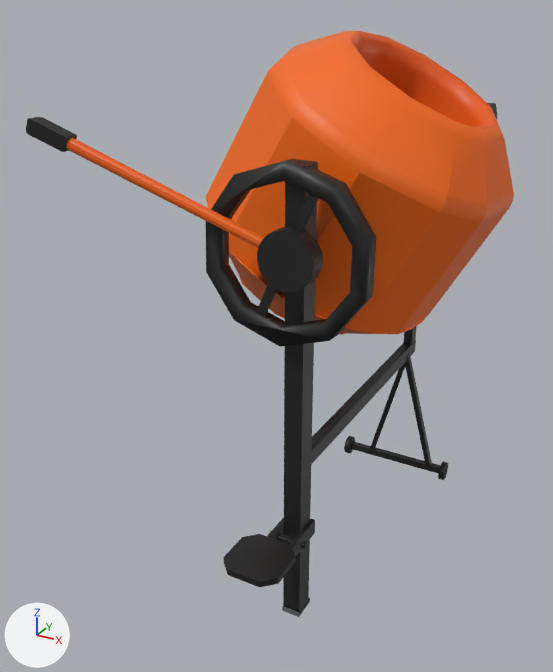
The FBX model Assets/Art/PANDANIN/inşaat malzemeleri/karıştırıcı.fbx as it was, and as the next commit left it.
The view is the same before and after, from a 50 mm lens placed at (11.5, -25.9, 14.1), pointed at (-2.9, 0.3, 1.0). The axes (+X, +Y, +Z) are drawn at lower left. The lights are the same throughout. The older version comes first. Where no turn or scale is listed for an object, it has been applied to the vertices.

The first picture shows 'Küp.001', 'Küp.002'.
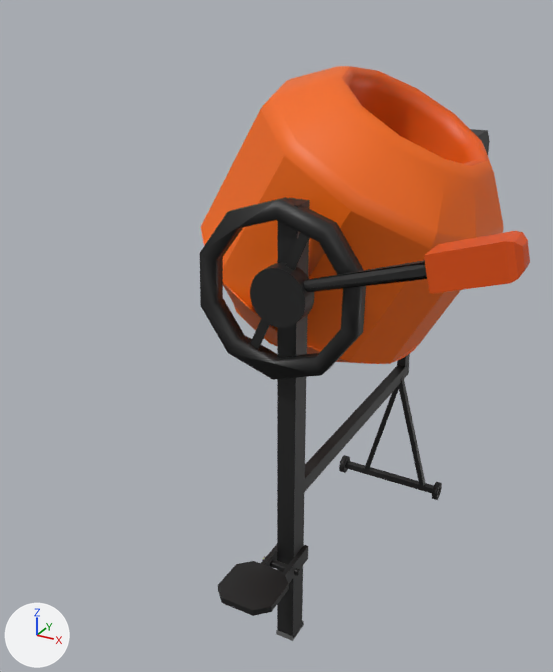
Boxes (x1, y1, x2, y2) around the edits, measured in the pictures (553 x 672 px):
'Küp.002', moved
    before: (206, 31, 514, 617)
    after: (200, 66, 503, 641)
'Küp.001', reshaped, moved (52% shorter)
    before: (26, 117, 264, 248)
    after: (304, 231, 530, 294)

Edits to the bpy script that builds the scene:
```text
Change me_küp_014:
    used by ob_küp_002; location = (0.0, 0.0, 0.0)
    remove me_küp_014.from_pydata(...)  # 578 vertices, 472 faces; spans x -6.2..5.6, y -8.0..12.0, z -8.9..13.1
    add me_küp_014.from_pydata(...)  # 578 vertices, 472 faces; spans x -6.4..5.5, y -8.2..11.9, z -10.1..11.8
    me_küp_014 part 1: the whole mesh is moved by (-0.2, -0.2, -1.2)
Change me_küp_001:
    used by ob_küp_001; location = (0.0, 0.0, 0.0)
    remove me_küp_001.from_pydata(...)  # 68 vertices, 69 faces; spans x -9.02..-0.27, y -6.5..-4.74, z 6.56..10.41
    add me_küp_001.from_pydata(...)  # 68 vertices, 69 faces; spans x 0.22..8.09, y -1.55..0.59, z -0.07..3.32
    me_küp_001 part 2: 68 of 68 vertices moved; they spanned x -9.02..-0.27, y -6.5..-4.74, z 6.56..10.41 and now span x 0.22..8.09, y -1.55..0.59, z -0.07..3.32; mean shift (11.06, 5.33, -7.27)
Change ob_küp_001:
    ob_küp_001.location: (0.0, 0.0, 0.0) -> (0.0, -5.26, 5.22)
```
